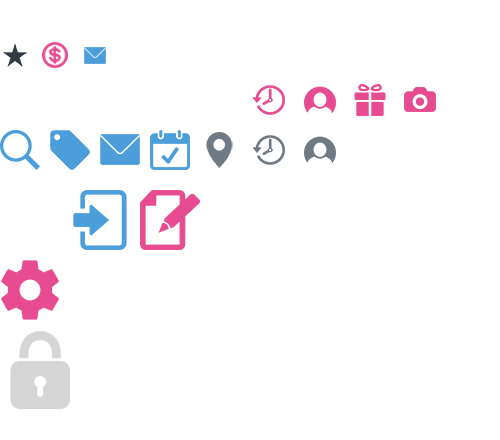
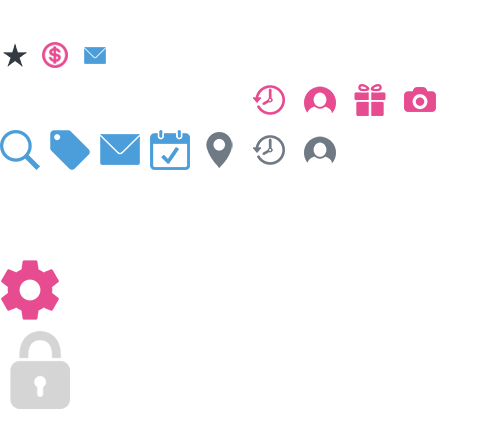
Comparing the layer stacks of the two w=500, h=440 images. Changes:
removed layer "sign up" over [140, 190, 200, 250]
removed layer "login" over [73, 190, 127, 250]
